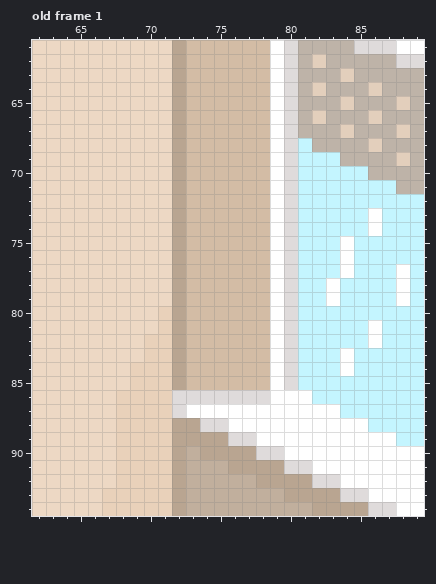
Pixel-art file: ADHD/Assets/Sprites/Backgrounds/ShadowGameBackground.aseprite. The picture above was drawn from the file before the commit.
90x200 pixels, 1 frame. Colours within 5 levels of each other are drawn and written as one. Shown: old frame 1: x 62..89, y 61..94. The commit also changed other frames or places, which this record leaves out.
Once edited:
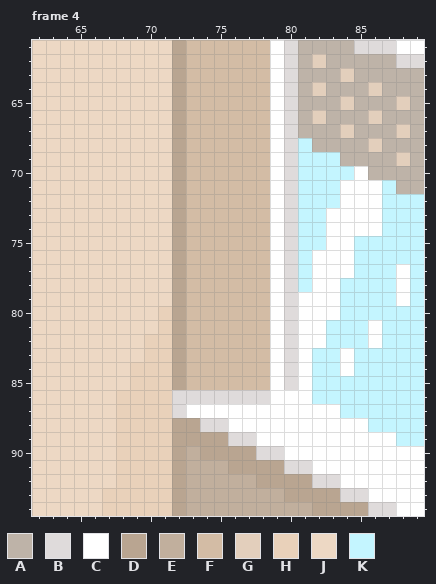
Palette (. is transparent): A #beb3a8  B #dfdbdb  C #ffffff  D #b9a591  E #c1af9d  F #d3bca5  G #e3cfbc  H #e9d1ba  J #edd8c4  K #c4f5ff
A new or re-ordered frame is compared with the old frame closest to it.
The edit:
frames 1 -> 8
Frame 4 is new; against old frame 1, layer "Layer 2":
Colour K gives way to colour C in row 70 at x 85; in rows 71 to 72 at x 84 to 86; in rows 73 to 74 at x 83 to 85; in row 75 at x 83; in rows 76 to 77 at x 82 to 83; in row 78 at x 82.
Colour K gives way to colour C in row 79 at x 81 to 82; in row 80 at x 81 to 83; in rows 81 to 82 at x 81 to 82; in rows 83 to 85 at x 81.
Pixel boxes of the changes (left, top, right, bottom) in both pictures:
changed: (298, 166, 382, 390)
